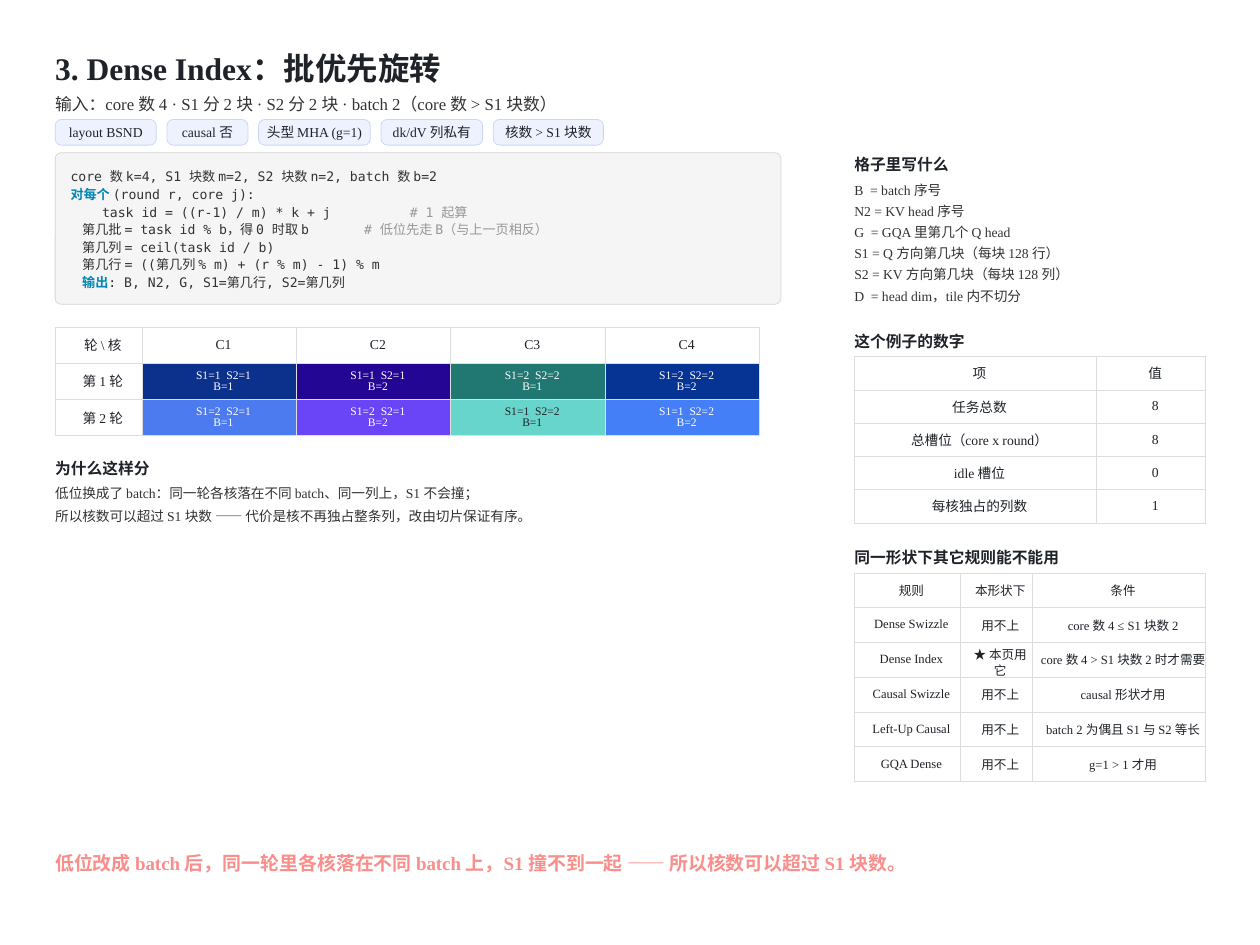
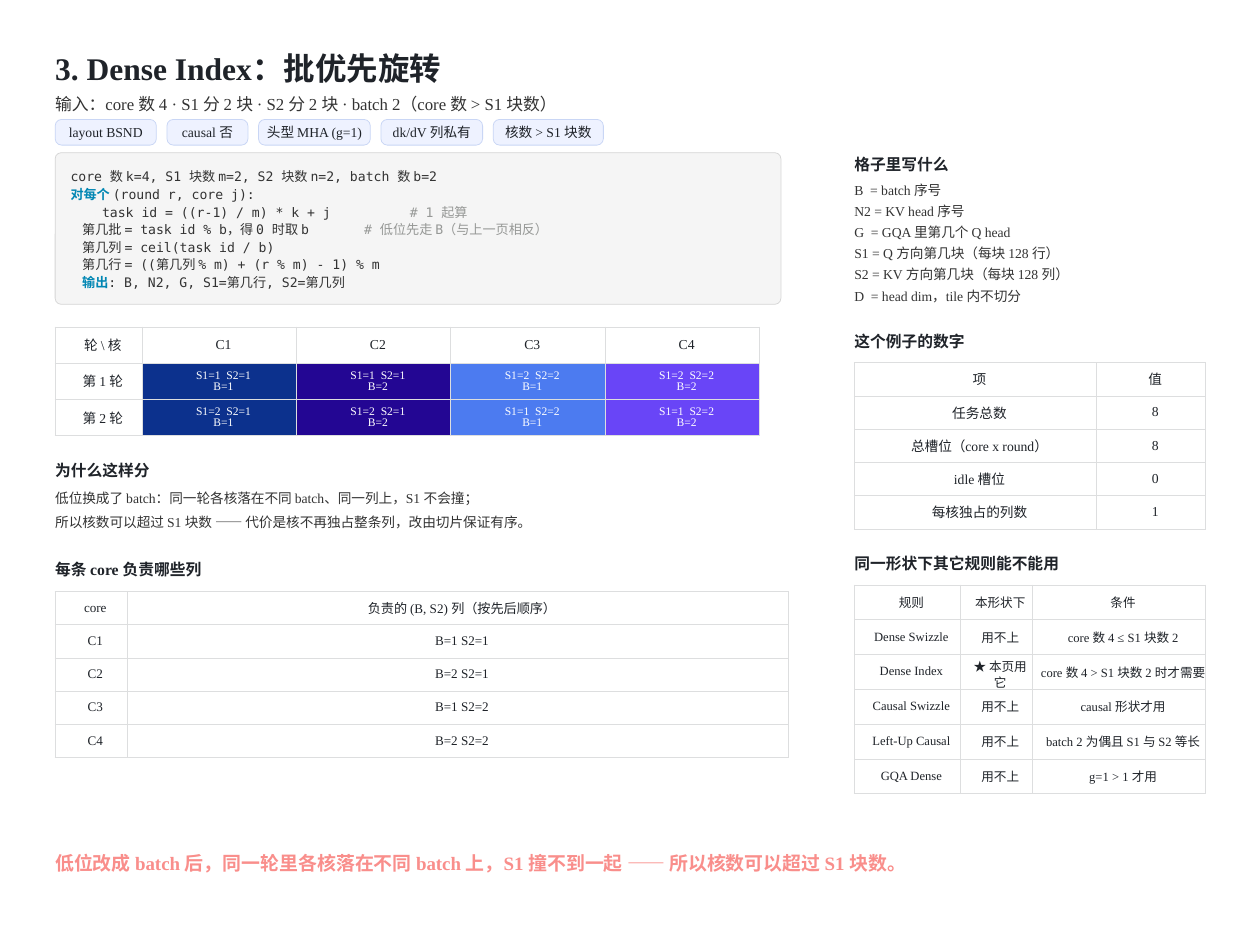
Before and after one commit to guomc9/SeeTen, a slide deck: slide 5 of cases/flash-attention-det-accum/out/v4-index-schedules-rev2.pptx. Drawn at 1260x945 pixels with LibreOffice and Linux fonts; fonts in the diff are those of the drawing. Boxes give left, top, right and bottom in pixels: in the first picture for what was removed or moved away, otherwise in the second. Text is boxed around its words. In the diff, an @@ line names an element or a change of style, - is before the commit and + after.

```diff
--- a/cases/flash-attention-det-accum/out/v4-index-schedules-rev2.pptx
+++ b/cases/flash-attention-det-accum/out/v4-index-schedules-rev2.pptx
@@ table at bbox=[55, 327, 759, 436] @@
@@ fill #217872 to #4C7BF0 in row 2, column 4 @@
@@ fill #053494 to #6945F7 in row 2, column 5 @@
@@ fill #4C7BF0 to #0C318D in row 3, column 2 @@
@@ fill #6945F7 to #230693 in row 3, column 3 @@
@@ fill #68D5CD to #4C7BF0 in row 3, column 4 @@
@@ fill #447FF8 to #6945F7 in row 3, column 5 @@
@@ text colour #1F2329 to #FFFFFF in "S1=1 S2=2", "B=1" @@
@@ text added at bbox=[55, 561, 202, 577], 15 pt, text #1F2329, bold @@
+每条 core 负责哪些列
@@ 3 texts, 1 table: place and size @@
-3 texts, 1 table at bbox=[55, 357, 1206, 565]
+3 texts, 1 table at bbox=[55, 363, 1206, 571]
@@ table added at bbox=[55, 592, 788, 758], 5 rows, 2 columns @@
+core | 负责的 (B, S2) 列（按先后顺序）
+C1 | B=1 S2=1
+C2 | B=2 S2=1
+C3 | B=1 S2=2
+C4 | B=2 S2=2
@@ table: place and size @@
-table at bbox=[854, 573, 1206, 782]
+table at bbox=[854, 585, 1206, 794]
```
Also in this commit, not shown: 15 other slides changed, 2 other files.
